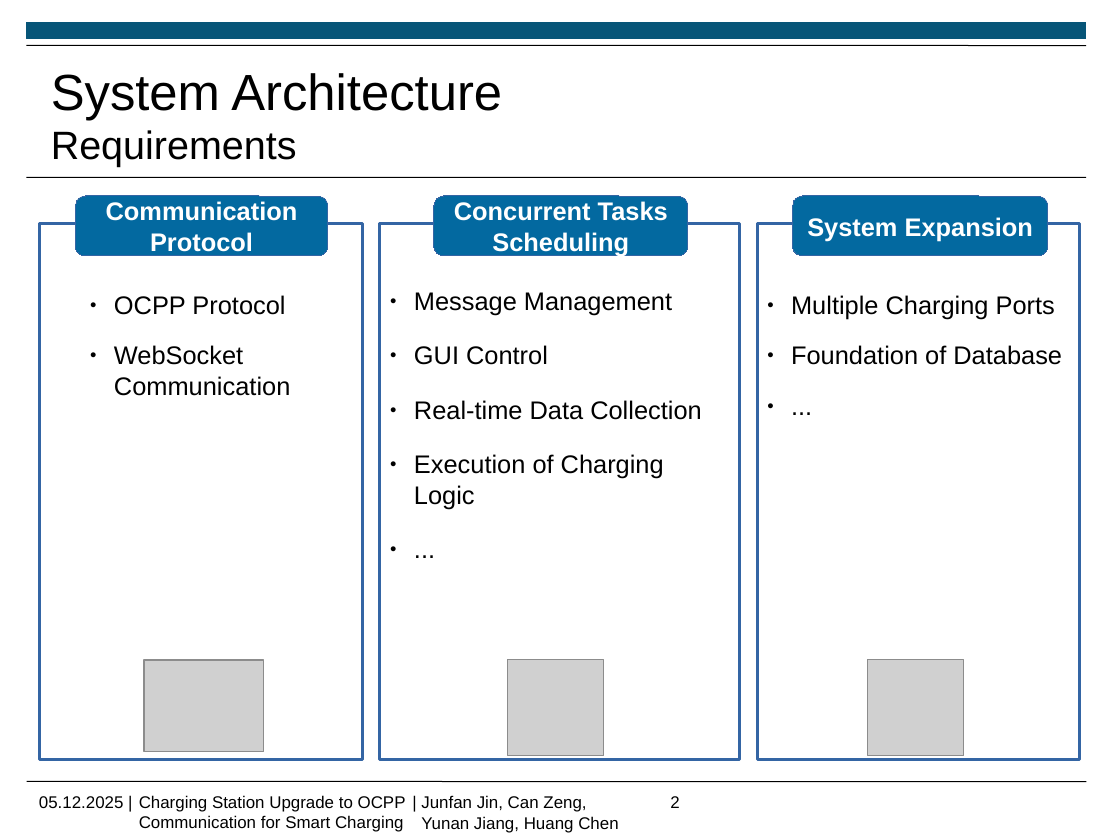
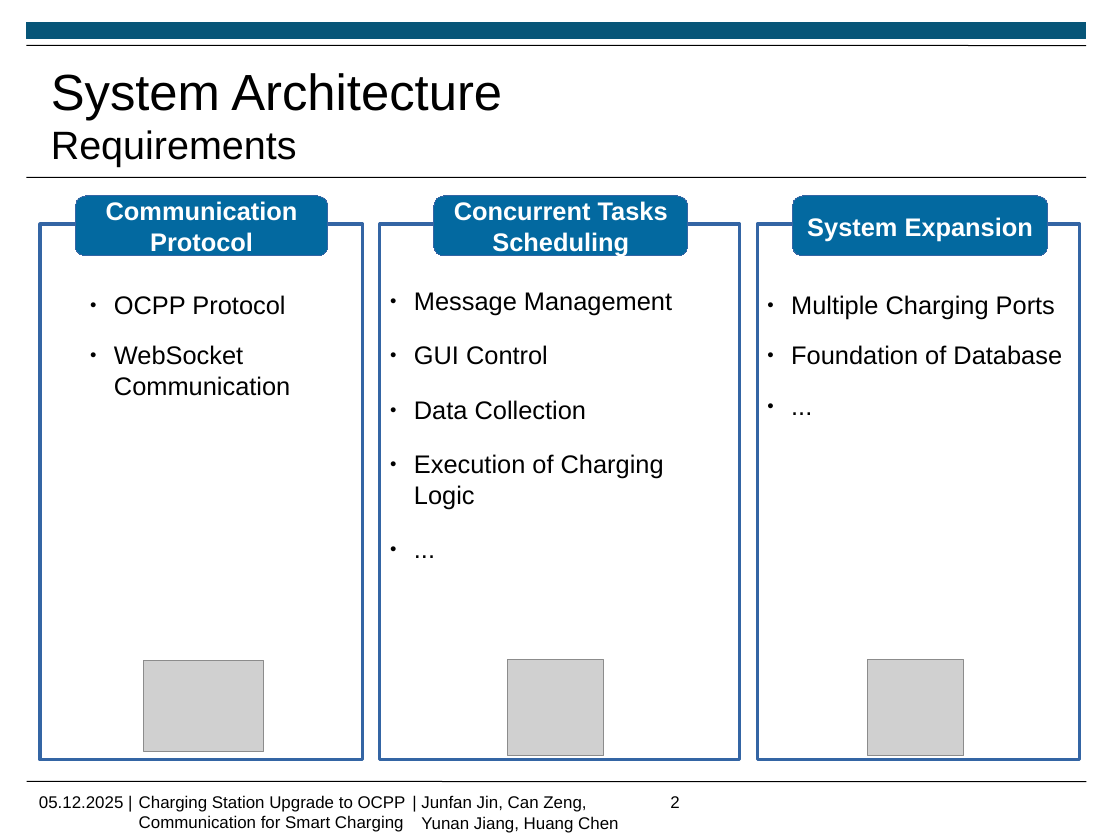
Before and after one commit to Jf-JIN/ADP_Ladesaeule_OCPP, a slide deck: slide 2 of ppt/Jin_Junfan.pptx. Drawn at 1120x840 pixels with LibreOffice and Linux fonts; fonts in the diff are those of the drawing; grey boxes stand for pictures; background and template pictures are left out. Boxes give left, top, right and bottom in pixels: in the first picture for what was removed or moved away, otherwise in the second. Text is boxed around its words. In the diff, an @@ line names an element or a change of style, - is before the commit and + after.

```diff
--- a/ppt/Jin_Junfan.pptx
+++ b/ppt/Jin_Junfan.pptx
@@ text at (414,400,586,420): text changed @@
-● Real-time Data Collection
+● Data Collection
```
Also in this commit, not shown: 2 other slides changed.
